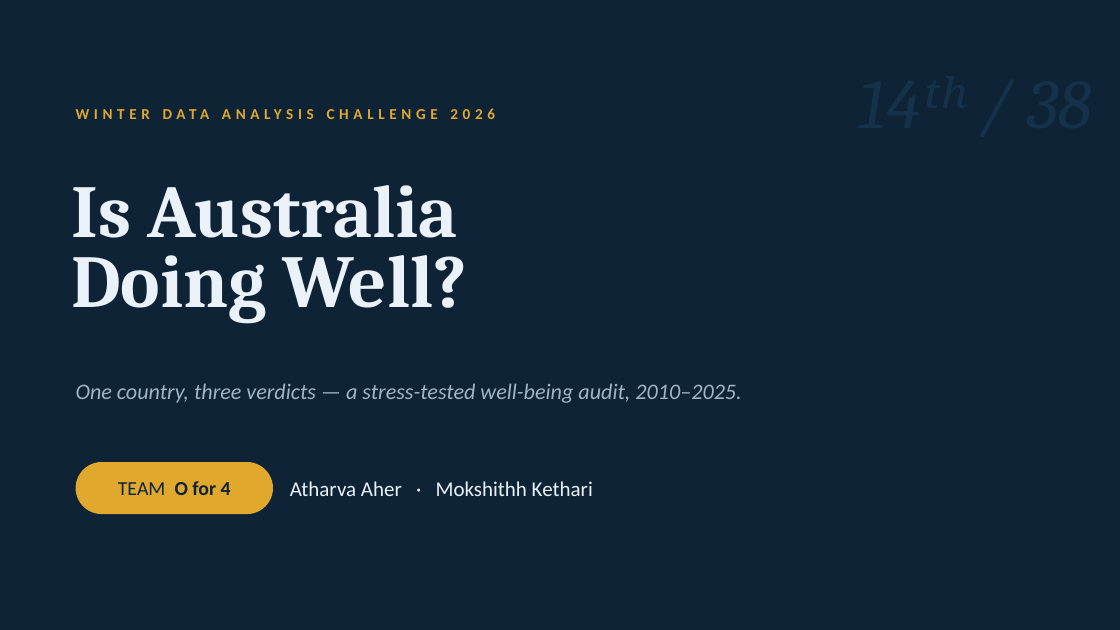
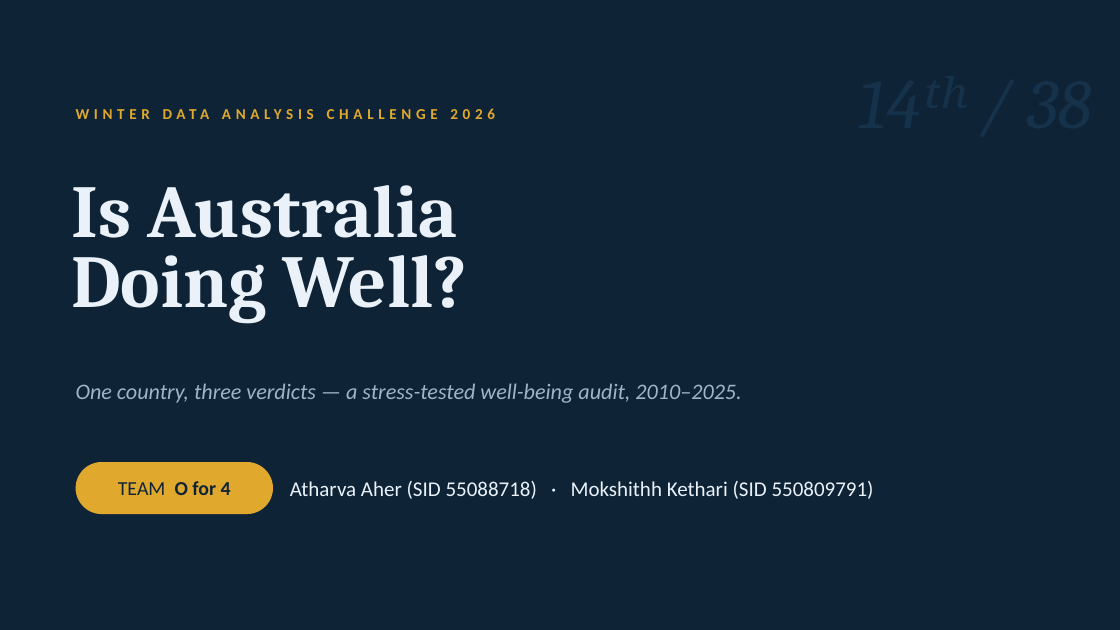
Before and after one commit to athxrva21/winter-data-analysis-challenge, a slide deck: slide 1 of O for 4 - Is Australia Doing Well.pptx. Drawn at 1120x630 pixels with LibreOffice and Linux fonts; fonts in the diff are those of the drawing. Boxes give left, top, right and bottom in pixels: in the first picture for what was removed or moved away, otherwise in the second. Text is boxed around its words. In the diff, an @@ line names an element or a change of style, - is before the commit and + after.

```diff
--- a/O for 4 - Is Australia Doing Well.pptx
+++ b/O for 4 - Is Australia Doing Well.pptx
@@ text at (290, 481, 874, 499): text changed @@
-Atharva Aher · Mokshithh Kethari
+Atharva Aher (SID 55088718) · Mokshithh Kethari (SID 550809791)
```
Also in this commit, not shown: 3 other files.
